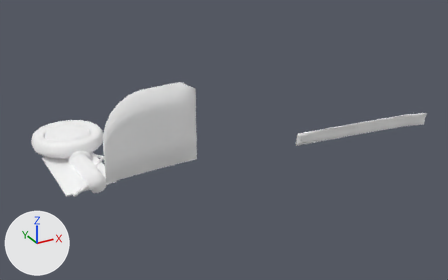
A saved change to the glTF model public/models/ct156/high/ct156-gear.glb.
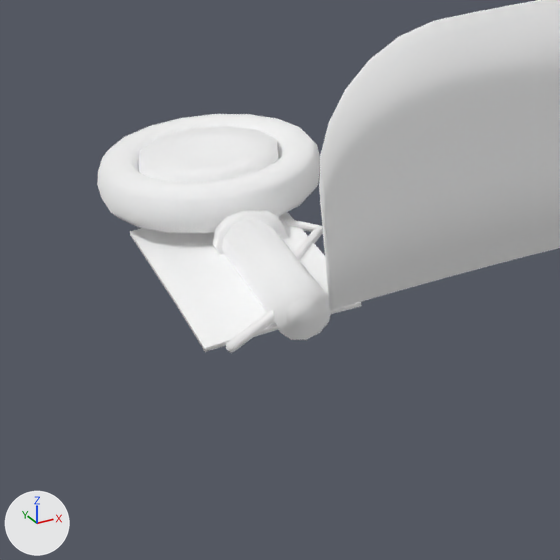
Each version appears first whole from a 50 mm lens placed at (-0.142, -0.5, 0.264), pointed at (0.161, 0.05, -0.011), and next in a close-up on the part from 0% to 40% of the width and 30% to 94% of the height. The lights are fixed; the arrows at lower left show +X, +Y and +Z. The first two pictures are the older version. Where no turn or scale is listed for an object, it has been applied to the vertices. Vertices at exactly the same position are counted once.

Names of what the first close-up shows: 'gearInboardDoor-mesh', 'gearMain-mesh', 'gearMain-mesh.001', 'gearMain-mesh.003', 'gearMainDoor-mesh', 'gearMainDoor-mesh.001', 'gearNose-mesh.001'.
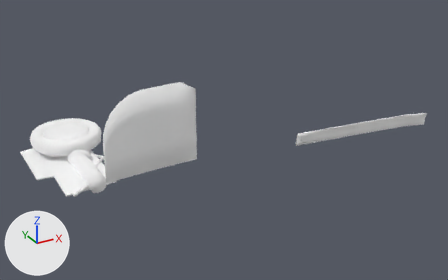
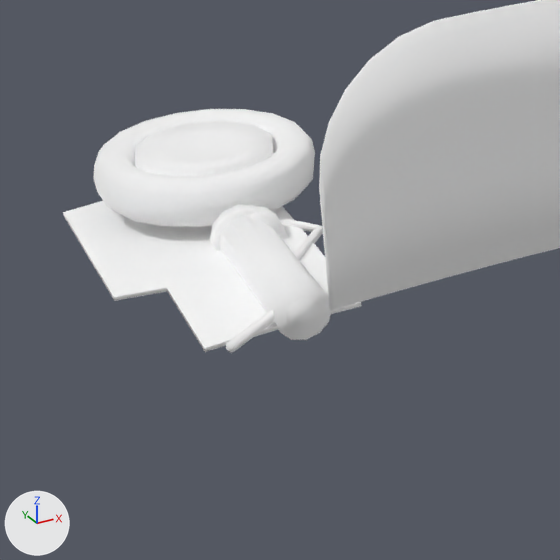
Where the change shows, as pixel boxes (x1, y1, x2, y2) in the close-ups (560 x 560 px; the box of a moved part takes in the faces that stretch with it):
```json
{"object": "gearMain-mesh.003", "change": "moved", "before": [97, 114, 320, 233], "after": [94, 109, 315, 227]}
{"object": "gearMainDoor-mesh.001", "change": "reshaped", "before": [130, 212, 361, 348], "after": [63, 201, 361, 348]}
{"object": "gearMain-mesh", "change": "moved", "before": [139, 126, 279, 182], "after": [134, 121, 274, 176]}
{"object": "gearMainDoor-mesh", "change": "reshaped", "before": [130, 233, 362, 352], "after": [63, 213, 362, 352], "on screen": "29% wider, 17% taller"}
{"part": 3, "of": "me_gear_gearmain_033", "change": "moved or reshaped", "before": [130, 233, 172, 296], "after": [63, 213, 172, 301], "on screen": "mostly hidden"}
{"part": 4, "of": "me_gear_gearmain_034", "change": "built on", "before": [130, 212, 294, 265], "after": [63, 201, 308, 297]}
```

Scene script edits in JSON lines:
```json
{"block": "me_gear_gearmain_029", "where": "# used by ob_gearmain_mesh; location = (0.0, 0.0, 0.0)"}
{"op": "remove", "block": "me_gear_gearmain_029", "code": "me_gear_gearmain_029.from_pydata(...)  # 74 vertices, 144 faces; spans x -0.0229..0.0229, y 0.0665..0.1124, z 0.0032..0.0167"}
{"op": "add", "block": "me_gear_gearmain_029", "code": "me_gear_gearmain_029.from_pydata(...)  # 74 vertices, 144 faces; spans x -0.0229..0.0229, y 0.0719..0.1178, z 0.0032..0.0167"}
{"block": "me_gear_gearmain_029", "change": "me_gear_gearmain_029 part 1: the whole mesh is moved by (0.0, 0.0054, 0.0)"}
{"block": "me_gear_gearmain_032", "where": "# used by ob_gearmain_mesh_003; location = (0.0, 0.0, 0.0)"}
{"op": "remove", "block": "me_gear_gearmain_032", "code": "me_gear_gearmain_032.from_pydata(...)  # 216 vertices, 432 faces; spans x -0.0355..0.0355, y 0.0534..0.1254, z 0.002..0.0179"}
{"op": "add", "block": "me_gear_gearmain_032", "code": "me_gear_gearmain_032.from_pydata(...)  # 216 vertices, 432 faces; spans x -0.0355..0.0355, y 0.0588..0.1308, z 0.002..0.0179"}
{"block": "me_gear_gearmain_032", "change": "me_gear_gearmain_032 part 2: the whole mesh is moved by (0.0, 0.0054, 0.0)"}
{"block": "me_gear_gearmain_033", "where": "# used by ob_gearmaindoor_mesh; location = (0.0, 0.0, 0.0)"}
{"op": "remove", "block": "me_gear_gearmain_033", "code": "me_gear_gearmain_033.from_pydata(...)  # 46 vertices, 72 faces; spans x -0.0294..0.0181, y -0.0029..0.0842, z -0.0059..-0.0001"}
{"op": "add", "block": "me_gear_gearmain_033", "code": "me_gear_gearmain_033.from_pydata(...)  # 55 vertices, 88 faces; spans x -0.0445..0.0181, y -0.0029..0.1133, z -0.0061..-0.0001"}
{"block": "me_gear_gearmain_033", "change": "me_gear_gearmain_033 part 3: 25 vertices moved from x -0.0294..0.0181, y 0.0281..0.0842, z -0.0046..-0.0001 to x -0.0445..0.0181, y 0.0385..0.0759, z -0.0061..-0.0001; 7 vertices removed from x -0.0294..0.0181, y 0.0842, z -0.0046..-0.0004; 16 vertices added at x -0.0445..0.0181, y 0.0759..0.1133, z -0.0061..-0.0001"}
{"block": "me_gear_gearmain_034", "where": "# used by ob_gearmaindoor_mesh_001; location = (0.0, 0.0, 0.0)"}
{"op": "remove", "block": "me_gear_gearmain_034", "code": "me_gear_gearmain_034.from_pydata(...)  # 28 vertices, 36 faces; spans x -0.0294..0.0181, y -0.0029..0.0842, z -0.0046..-0.0001"}
{"op": "add", "block": "me_gear_gearmain_034", "code": "me_gear_gearmain_034.from_pydata(...)  # 35 vertices, 48 faces; spans x -0.0445..0.0181, y -0.0029..0.1133, z -0.0048..-0.0001"}
{"block": "me_gear_gearmain_034", "change": "me_gear_gearmain_034 part 4"}
{"block": "me_gear_gearmain_034", "change": "7 vertices are removed from x -0.0294..0.0181, y 0.0842, z -0.0033..-0.0001"}
{"block": "me_gear_gearmain_034", "change": "12 faces are deleted"}
{"block": "me_gear_gearmain_034", "change": "7 vertices in x -0.0294..0.0181, y 0.0281, z -0.0033..-0.0001 move by (0.0, 0.0104, 0.0)"}
{"block": "me_gear_gearmain_034", "change": "7 vertices move from x -0.0294..0.0181, y 0.0562, z -0.0033..-0.0001 to x -0.0445..0.0181, y 0.043, z -0.0048..-0.0001"}
{"block": "me_gear_gearmain_034", "change": "7 new vertices lie (0.0, 0.0329, 0.0) away from vertices in x -0.0294..0.0181, y 0.0562, z -0.0033..-0.0001"}
{"block": "me_gear_gearmain_034", "change": "7 new vertices lie (0.0, 0.0374, 0.0) away from vertices in x -0.0445..0.0181, y 0.0759, z -0.0048..-0.0001"}
{"block": "me_gear_gearmain_034", "change": "24 new faces join them"}
```
